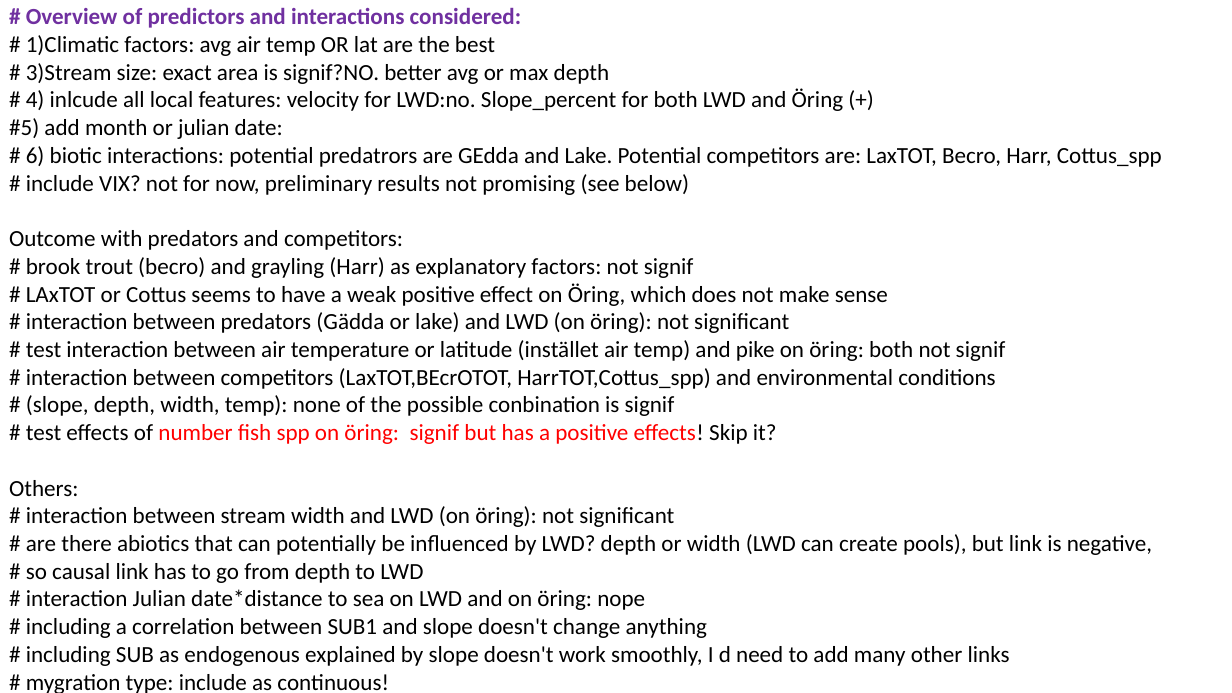
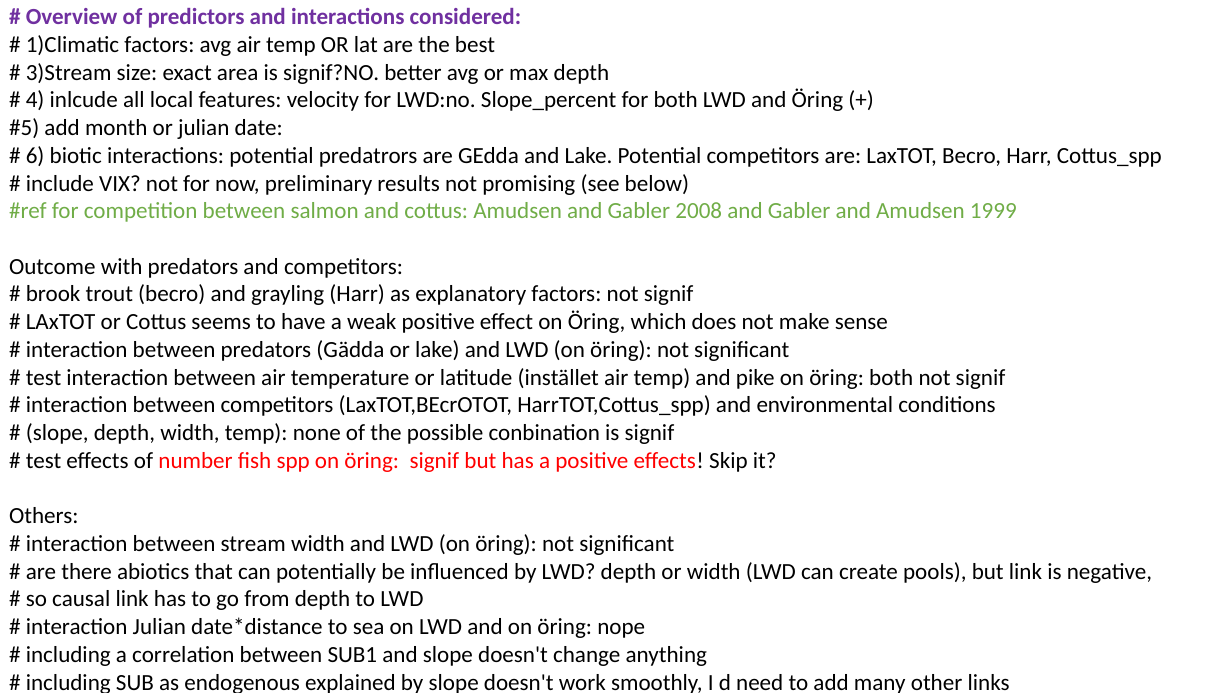
Before and after one commit to SerenaDonadi/Dod-ved, a slide deck: slide 18 of Electrofish data/LWD_analyses.pptx. Drawn at 1232x693 pixels with LibreOffice and Linux fonts; fonts in the diff are those of the drawing. Boxes give left, top, right and bottom in pixels: in the first picture for what was removed or moved away, otherwise in the second. Text is boxed around its words. In the diff, an @@ line names an element or a change of style, - is before the commit and + after.

```diff
--- a/Electrofish data/LWD_analyses.pptx
+++ b/Electrofish data/LWD_analyses.pptx
@@ text at box(9, 202, 1017, 222): paragraph added @@
+#ref for competition between salmon and cottus: Amudsen and Gabler 2008 and Gabler and Amudsen 1999
```
Also in this commit, not shown: 1 slide added, 1 other file.
